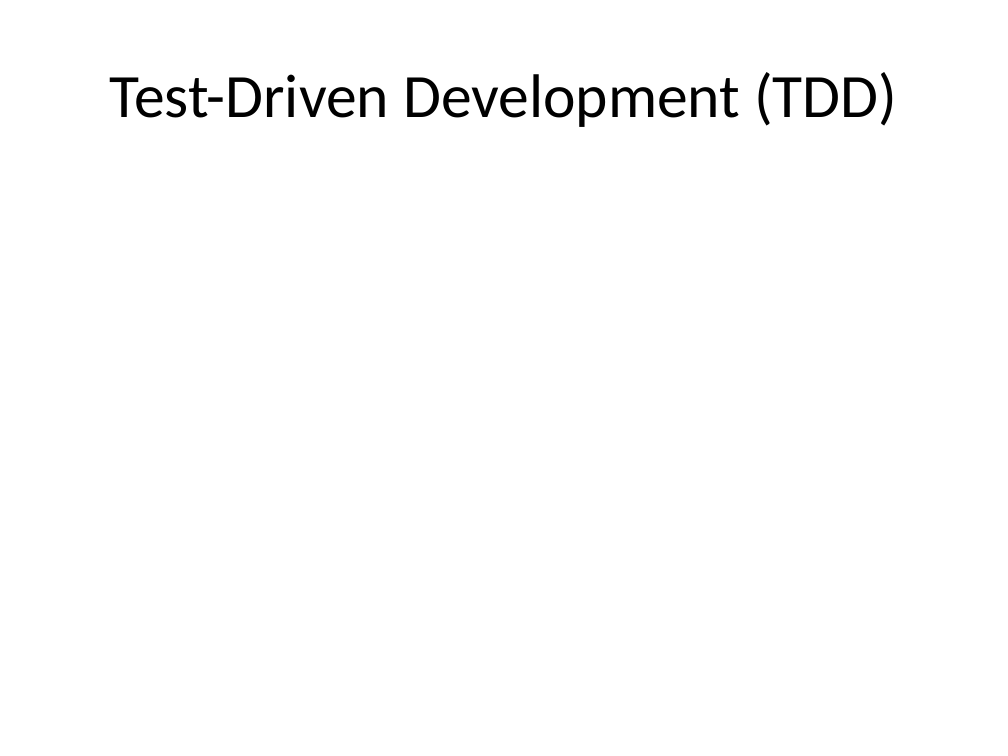
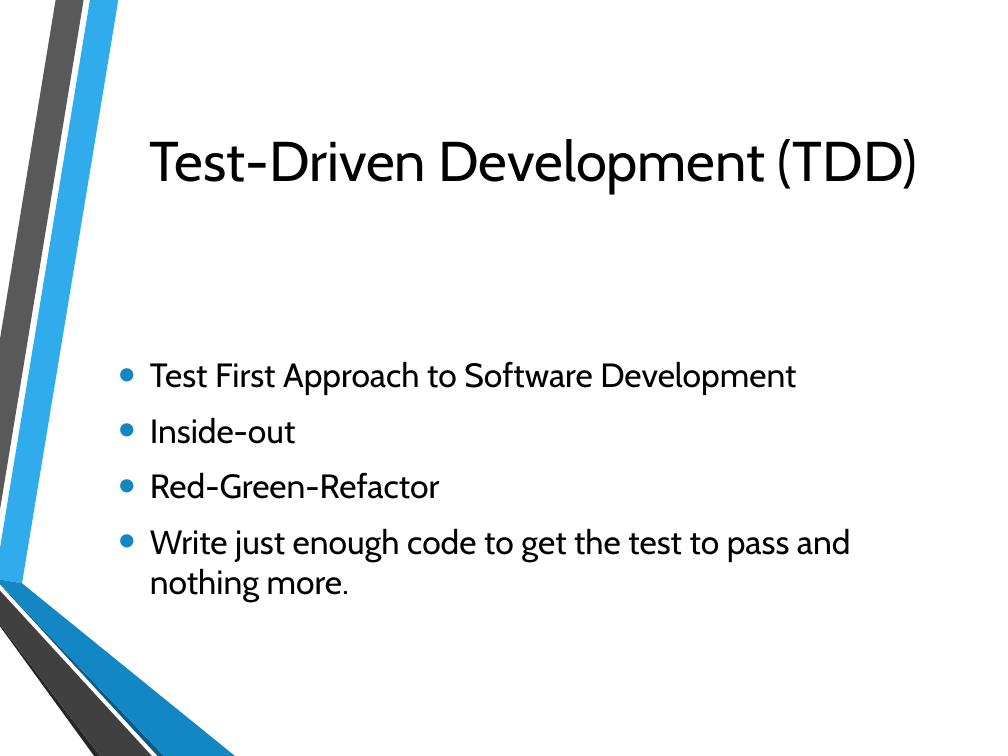
Before and after one commit to jerrelblankenship/Presentations, a slide deck: slide 3 of MamaSaidTestYourCode/AgileDotNet2013/Mama Said Test Your Code.pptx. Drawn at 1008x756 pixels with LibreOffice and Linux fonts; fonts in the diff are those of the drawing; background and template pictures are left out. Boxes give left, top, right and bottom in pixels: in the first picture for what was removed or moved away, otherwise in the second. Text is boxed around its words. In the diff, an @@ line names an element or a change of style, - is before the commit and + after.

```diff
--- a/MamaSaidTestYourCode/AgileDotNet2013/Mama Said Test Your Code.pptx
+++ b/MamaSaidTestYourCode/AgileDotNet2013/Mama Said Test Your Code.pptx
@@ title "Test-Driven Development (TDD)": place and size @@
-title "Test-Driven Development (TDD)" at <box>109,72,897,127</box>
+title "Test-Driven Development (TDD)" at <box>149,139,917,194</box>
@@ title "Test-Driven Development (TDD)" at <box>149,139,917,194</box>: size 44 to 40 pt, font Calibri to Cabin @@
@@ text added at <box>150,361,851,602</box>, 24 pt, text #000000 @@
+• Test First Approach to Software Development
+• Inside-out
+• Red-Green-Refactor
+• Write just enough code to get the test to pass and nothing more.
@@ group added at <box>0,0,235,756</box>: 6 freeform shapes @@
```
Also in this commit, not shown: 7 other slides changed, 1 slide added, 35 other files.
